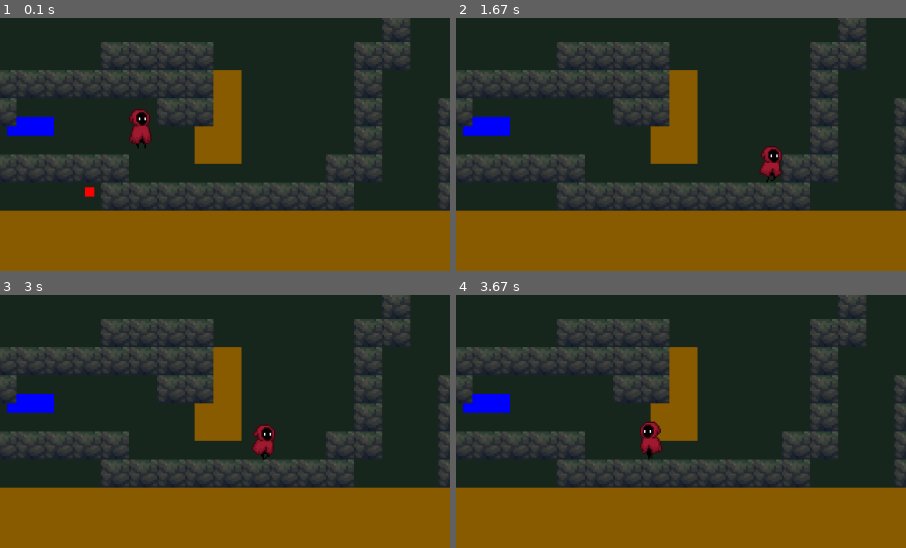
Above: before the commit, frames 1-4 (two rows, left to right).
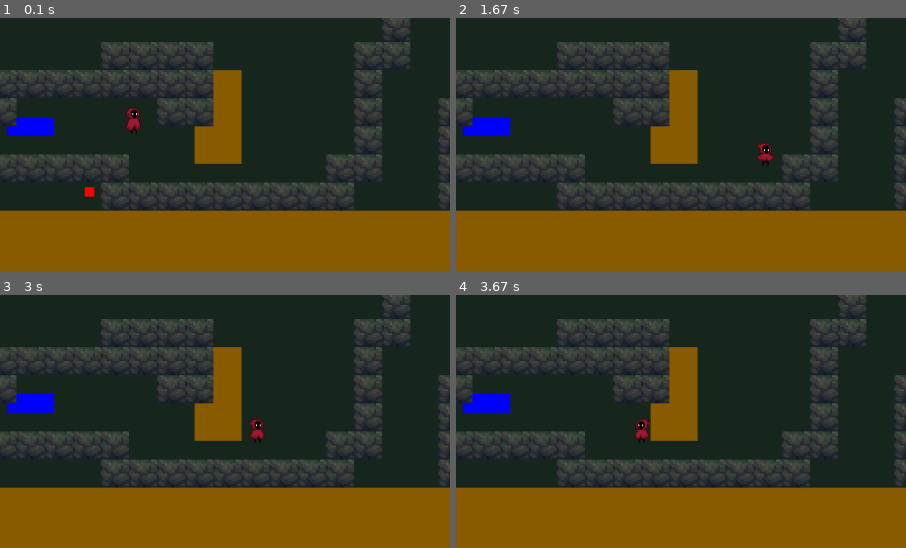
Above: after the commit, the same moments.

Repository: mrhanha1/pygameSonDoong
Game: pygame game, started from main.py
Same seed, same stepped clock (60 frames per second), same inputs: the game is played once before the commit and once after it.
Inputs:
- Up to frame 1 (0.1 s): no input
- Up to frame 2 (1.67 s): tap Space at 0.33 s; hold Right 0.67-1.13 s; hold Right 1.17-1.63 s
- Up to frame 3 (3 s): hold Left 1.67-2.2 s; hold Left 2.23-2.63 s; hold Right from 2.67 s (still down)
- Up to frame 4 (3.67 s): release Right at 3.3 s; hold Left from 3.33 s (still down)
The pictures show only the part of the screen within x 36-86%, y 45-95%; the shares and areas given below are measured in that part.

The runs differ from the first frame. In frame 1, 0.6% of the frame differs, in the area x 28-34%, y 35-52%; in frame 2, 0.5%; in frame 3, 0.6%; in frame 4, 0.6%.

Commit message:
tach animation thanh cong

Diff:
--- a/playerv2.py
+++ b/playerv2.py
@@ -19,10 +19,8 @@
 
         self.animation_speed=700
         self.state="idle"
-        self.load_animation()
         self.frame_index=0
         self.last_update=pygame.time.get_ticks()
-        self.avatar = self.animations[self.state][0]
         self.animator=Animator({
             "idle": ("assets/images/idle.png", 2),
             "walk": ("assets/images/walk.png", 8),
@@ -46,48 +44,6 @@
         self.hp=10
         self.last_hitted=pygame.time.get_ticks()
 
-    def load_animation (self):
-        """load all stop frame of all state, only need load 1 time when you initial your character"""
-
-        self.animations = {
-            "idle" : self.load_frames ("assets/images/idle.png", 2),
-            "walk" : self.load_frames ("assets/images/walk.png", 8),
-            "jump" : self.load_frames ("assets/images/jump.png", 4),
-            "fall" : self.load_frames ("assets/images/fall.png", 4),
-            "dead" : self.load_frames ("assets/images/dead.png", 8)
-            #"iwalk": [pygame.transform.flip(frame, True, False) for frame in self.load_frames ("assets/images/walk.png", 8)]
-        }
-        #if self.scale_factor != 1:
-            #self.frame_w *= self.scale_factor
-            #self.frame_h *= self.scale_factor
-
-
-    def load_frames (self, path, number_frame):
-        """load the image sheet of animation from PATH and cut it to a list with NUMBER_FRAME of frame,
-        this also scale your character and all frame if your scale_factor is different 1"""
-        sprite_sheet = pygame.image.load(path) #gán hình ảnh bằng sprite_sheet
-        self.frame_w = sprite_sheet.get_width() // number_frame
-        self.frame_h = sprite_sheet.get_height()
-        list_frame=[]
-        [list_frame.append(sprite_sheet.subsurface((i*self.frame_w,0,self.frame_w,self.frame_h))) for i in range(number_frame)]
-        if self.scale_factor!=1:
-            for i in range (len(list_frame)):
-                list_frame[i]=pygame.transform.scale(list_frame[i],
-                                                     (self.frame_w*self.scale_factor,
-                                                      self.frame_h*self.scale_factor))
-        return list_frame
-
-#ANIMATION NHÂN VẬT
-    def in_animate (self):
-        """this need to put in running loop game"""
-        if cd_is_over(self.last_update, self.animation_speed//len(self.animations[self.state])):
-            self.frame_index = (self.frame_index + 1) %len(self.animations[self.state]) #kiểm soát vòng lặp frame index
-            if self.velocity.x<0:
-                self.avatar = pygame.transform.flip(self.animations[self.state][self.frame_index], True, False)
-            else:
-                self.avatar = self.animations[self.state][self.frame_index]
-            #animations is dict that contain state name : list of frame
-            self.last_update=pygame.time.get_ticks()
 
     def update (self):
         pass
@@ -124,13 +80,13 @@
         self.in_collision_y(grounds)
         """ANIMATION CONDITION AND UPDATE"""
         if self.isGrounded and self.velocity.x==0:
-            self.state="idle"
+            self.animator.state="idle"
         elif self.velocity.y<0:
-            self.state="jump"
+            self.animator.state="jump"
         elif self.velocity.y>0:
-            self.state='fall'
+            self.animator.state='fall'
         #print(self.state)
-        self.in_animate()
+        self.animator.play_animate(self.velocity.x)
         """
         #GIỚI HẠN DI CHUYỂN NHÂN VẬT
         if self.y >=HEIGHT - 100:
@@ -206,4 +162,4 @@
                 #self.last_hitted=pygame.time.get_ticks()
 
     def draw (self, screen):
-        screen.blit(self.avatar,(self.rect.left-7*self.scale_factor,self.rect.top-6*self.scale_factor))
+        screen.blit(self.animator.get_avatar(),(self.rect.left-7*self.scale_factor,self.rect.top-6*self.scale_factor))
